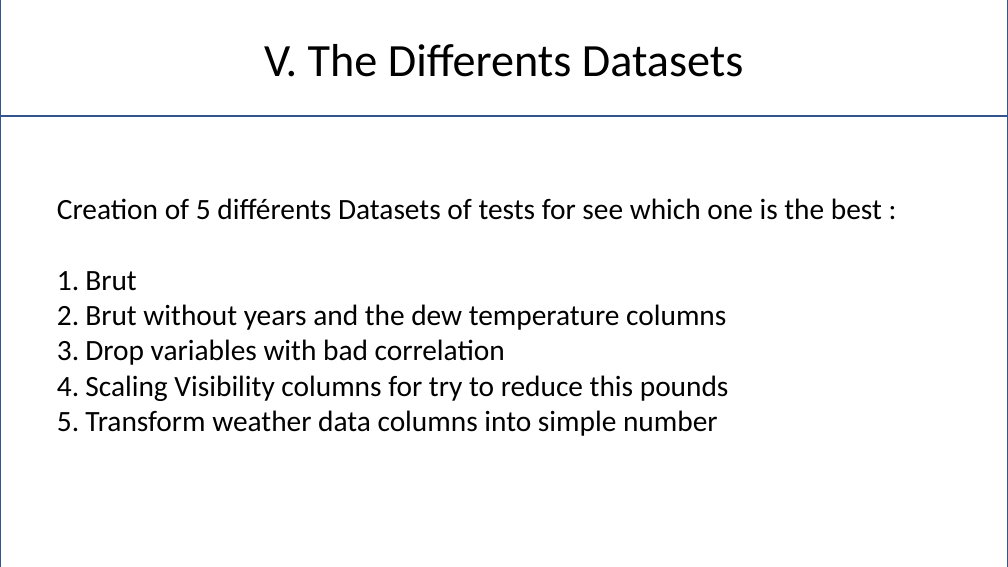
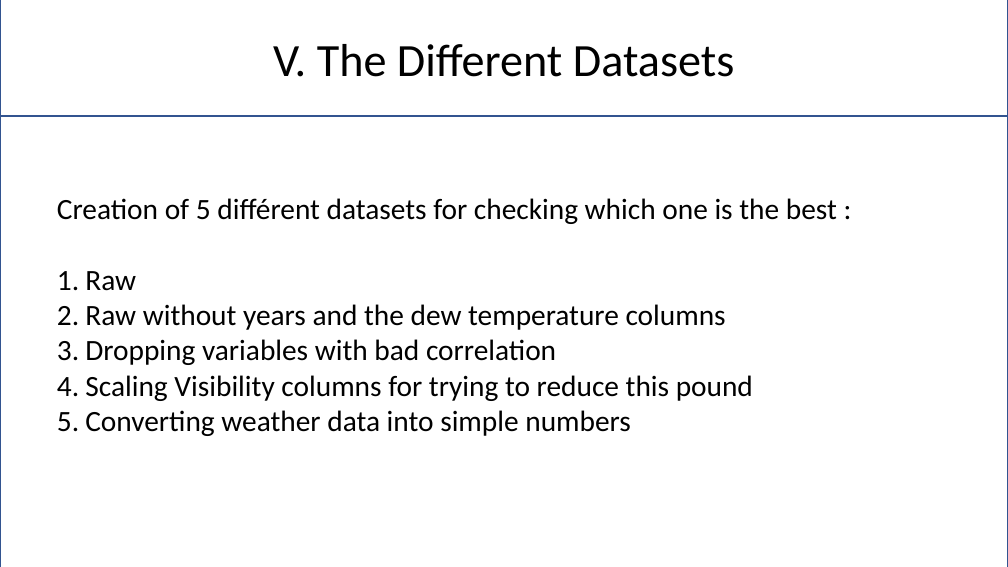
Before and after one commit to Pierre-Portfolio/Seoul-Bike-Sharing, a slide deck: slide 12 of livrable/rapport/SeoulPierreAnthony.pptx. Drawn at 1008x567 pixels with LibreOffice and Linux fonts; fonts in the diff are those of the drawing; background and template pictures are left out. Boxes give left, top, right and bottom in pixels: in the first picture for what was removed or moved away, otherwise in the second. Text is boxed around its words. In the diff, an @@ line names an element or a change of style, - is before the commit and + after.

```diff
--- a/livrable/rapport/SeoulPierreAnthony.pptx
+++ b/livrable/rapport/SeoulPierreAnthony.pptx
@@ text in rectangle at (273,44,734,77): text changed @@
-V. The Differents Datasets
+V. The Different Datasets
@@ text at (57,198,837,436): text changed @@
-Creation of 5 différents Datasets of tests for see which one is the best :
-1. Brut
-2. Brut without years and the dew temperature columns
-3. Drop variables with bad correlation
-4. Scaling Visibility columns for try to reduce this pounds
-5. Transform weather data columns into simple number
+Creation of 5 différent datasets for checking which one is the best :
+1. Raw
+2. Raw without years and the dew temperature columns
+3. Dropping variables with bad correlation
+4. Scaling Visibility columns for trying to reduce this pound
+5. Converting weather data into simple numbers
```
Also in this commit, not shown: 5 other slides changed.
